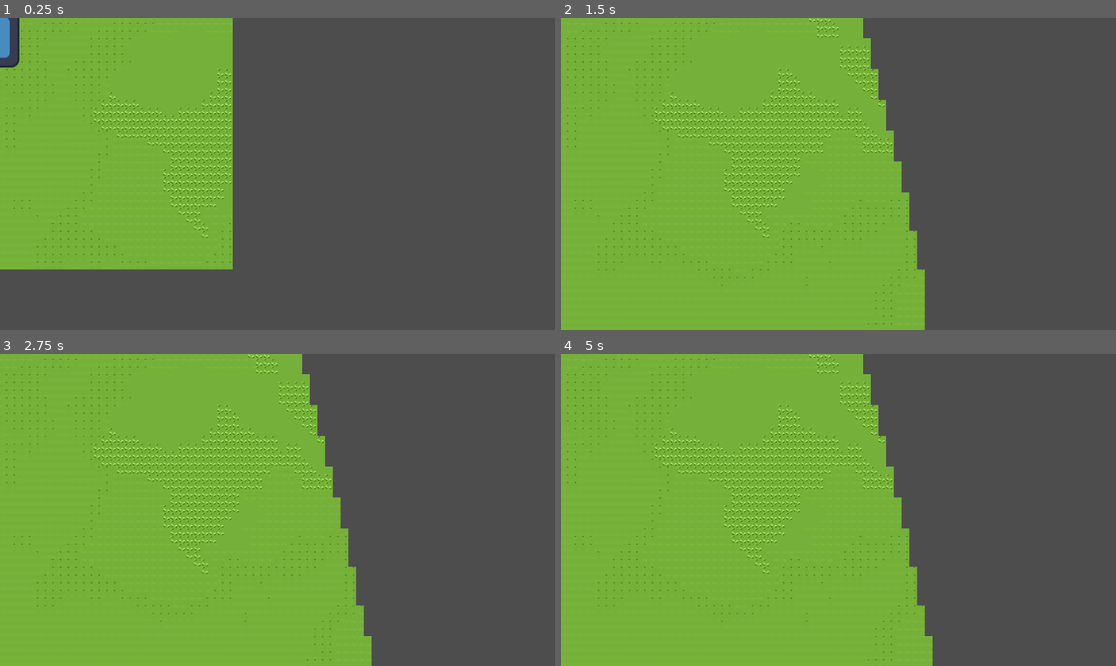
Above: before the commit, frames 1-4 (two rows, left to right).
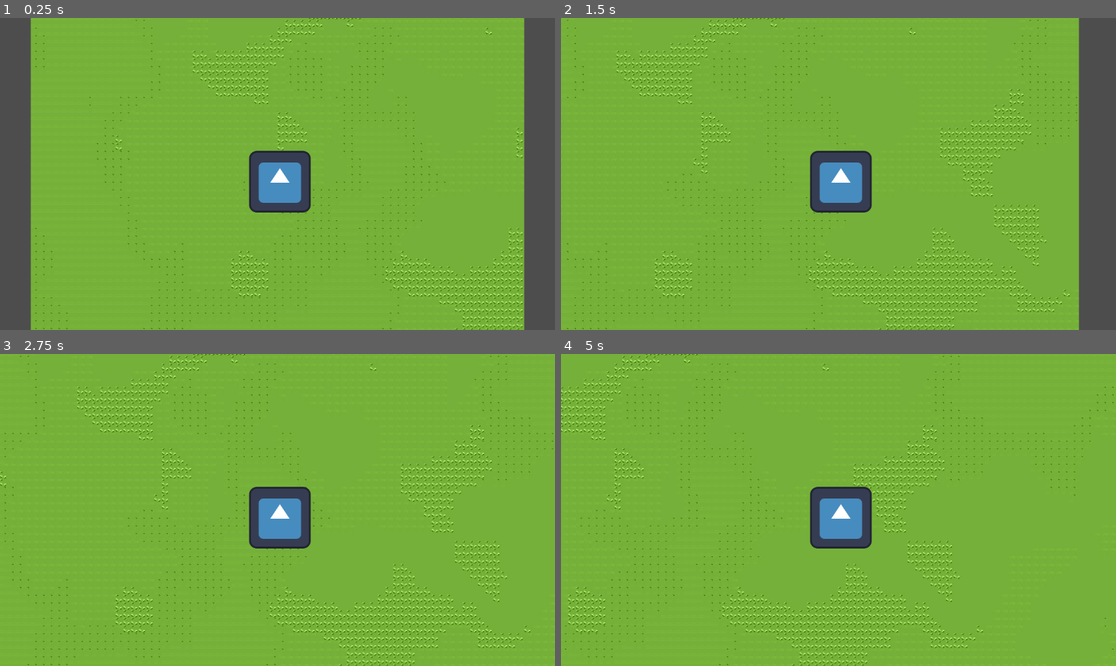
Above: after the commit, the same moments.

Repository: sultanaether627-del/Divine-protectors
Game: Godot game, scene res://node_2d.tscn
The game is run twice, just before and just after one commit, with the same random seed, the same clock (stepped at 60 frames per second) and the same inputs. The engine's default icon, where the game draws it, is replaced by a stand-in: a white triangle on a blue panel in a dark square.
Inputs:
- Up to frame 1 (0.25 s): no input
- Up to frame 2 (1.5 s): tap Enter (ui_accept) at 0.5, 0.6, 0.77, 1.07, 1.35 s; hold Right (ui_right) from 0.53 s (still down)
- Up to frame 3 (2.75 s): tap Enter (ui_accept) at 1.52, 1.82, 2.1 s; release Right (ui_right) at 2.03 s; hold Left (ui_left) from 2.03 s (still down)
- Up to frame 4 (5 s): release Left (ui_left) at 2.78 s; hold Right (ui_right) 2.78-4.28 s; tap Enter (ui_accept) at 2.85, 3.02, 3.32, 3.6, 3.77, 4.07, 4.35, 4.52, 4.82 s; hold Left (ui_left) from 4.28 s (still down)

The runs differ from the first frame. In frame 1, 65% of the frame differs, in the area x 0-95%, y 0-100%; in frame 2, 38%; in frame 3, 45%; in frame 4, 46%.

Commit message:
Refactor player movement logic and add Camera2D node to player scene

Diff:
--- a/node_2d.tscn
+++ b/node_2d.tscn
@@ -1,7 +1,6 @@
-[gd_scene load_steps=7 format=3 uid="uid://cx3ecdvpdi5i1"]
+[gd_scene load_steps=6 format=3 uid="uid://cx3ecdvpdi5i1"]
 
 [ext_resource type="Texture2D" uid="uid://bc4qmielx88" path="res://images.jpg" id="1_vfvua"]
-[ext_resource type="Script" path="res://character_body_2d.gd" id="3_drmyr"]
 [ext_resource type="Script" path="res://tile_map_layer.gd" id="3_jmsda"]
 [ext_resource type="PackedScene" uid="uid://bb2pgvopj6mrq" path="res://player.tscn" id="4_00741"]
 
@@ -2128,7 +2127,6 @@
 
 [node name="Tilemaplayer" type="Node2D"]
 position = Vector2(-29, -6)
-script = ExtResource("3_drmyr")
 
 [node name="TileMapLayer" type="TileMapLayer" parent="."]
 tile_map_data = PackedByteArray(0, 0, 2, 0, 0, 0, 0, 0, 0, 0, 0, 0, 0, 0)
@@ -2137,3 +2135,4 @@
 script = ExtResource("3_jmsda")
 
 [node name="PLAYER" parent="." instance=ExtResource("4_00741")]
+motion_mode = 1
--- a/player.gd
+++ b/player.gd
@@ -2,23 +2,9 @@
 
 
 const SPEED = 300.0
-const JUMP_VELOCITY = -400.0
 
 
 func _physics_process(delta: float) -> void:
-	# Add the gravity.
-	if not is_on_floor():
-		velocity += get_gravity() * delta
-
-	# Handle jump.
-	if Input.is_action_just_pressed("ui_accept") and is_on_floor():
-		velocity.y = JUMP_VELOCITY
-
-
-	var direction := Input.get_axis("ui_left", "ui_right")
-	if direction:
-		velocity.x = direction * SPEED
-	else:
-		velocity.x = move_toward(velocity.x, 0, SPEED)
-
+	var direction = Input.get_vector("ui_left", "ui_right", "ui_up", "ui_down")
+	velocity = direction * SPEED
 	move_and_slide()
--- a/player.tscn
+++ b/player.tscn
@@ -16,3 +16,5 @@
 [node name="Sprite2D" type="Sprite2D" parent="."]
 position = Vector2(5, 16)
 texture = ExtResource("2_y5ikl")
+
+[node name="Camera2D" type="Camera2D" parent="."]
